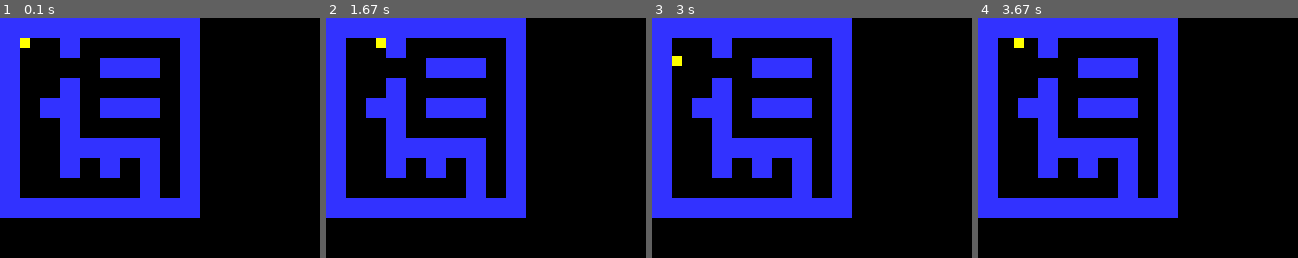
Above: before the commit, frames 1-4 (left to right).
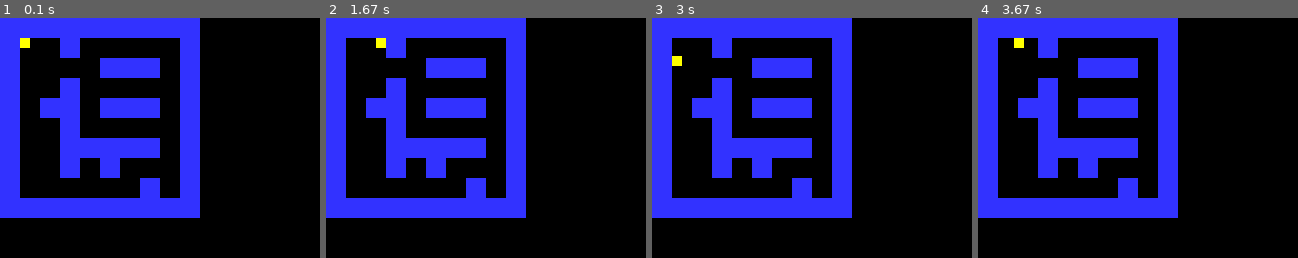
Above: after the commit, the same moments.

Repository: JavierRT7/RamosTurnes-classwork
Game: pygame game, started from pyGame/Maps/Maps.py
Two runs of this game, one before a commit and one after it. Both use one fixed random seed, a clock stepped at 60 frames per second and the inputs below.
Inputs:
- Up to frame 1 (0.1 s): no input
- Up to frame 2 (1.67 s): hold Right 0.33-0.8 s; hold Right 1.17-1.63 s
- Up to frame 3 (3 s): hold Left 1.67-2.2 s; hold Down 2.23-2.53 s
- Up to frame 4 (3.67 s): hold Up 3-3.37 s; hold Right from 3.4 s (still down)
The pictures show only the part of the screen within x 0-50%, y 0-50%; the shares and areas given below are measured in that part.

The runs differ from the first frame. In frame 1, 0.5% of the frame differs, in the area x 43-50%, y 58-67%; in frame 2, 0.5%; in frame 3, 0.5%; in frame 4, 0.5%.

Commit message:
Update Maps.py

Diff:
--- a/pyGame/Maps/Maps.py
+++ b/pyGame/Maps/Maps.py
@@ -74,7 +74,7 @@
 [1,0,0,0,0,0,1,0,0,1],
 [1,0,1,0,1,0,1,1,0,1],
 [1,0,1,0,1,0,1,0,0,1],
-[1,0,1,0,1,0,1,1,1,1],
+[1,0,1,0,1,0,1,0,1,1],
 [1,0,0,0,0,0,0,0,0,1],
 [1,1,1,1,1,1,1,1,1,1]]
 done = False
